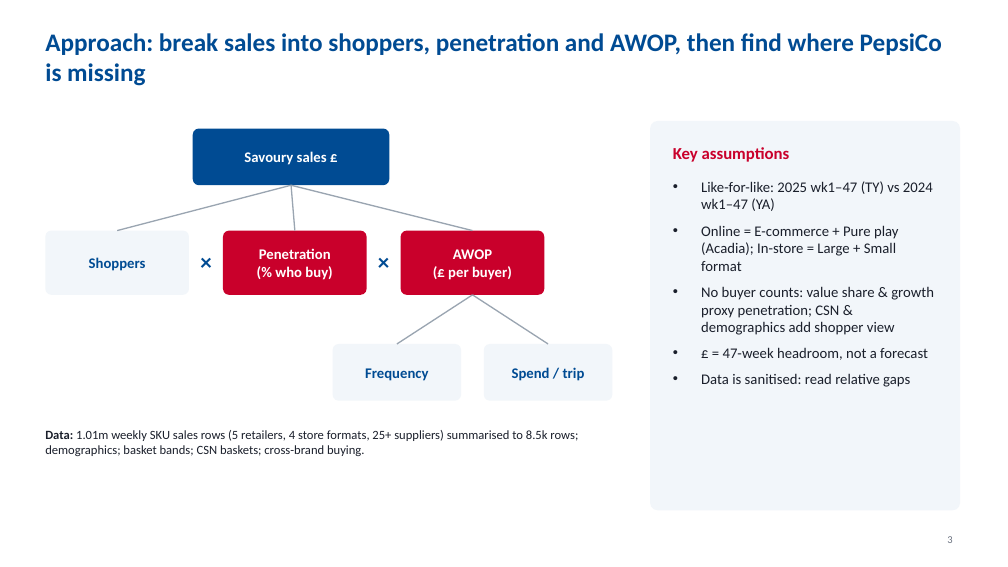
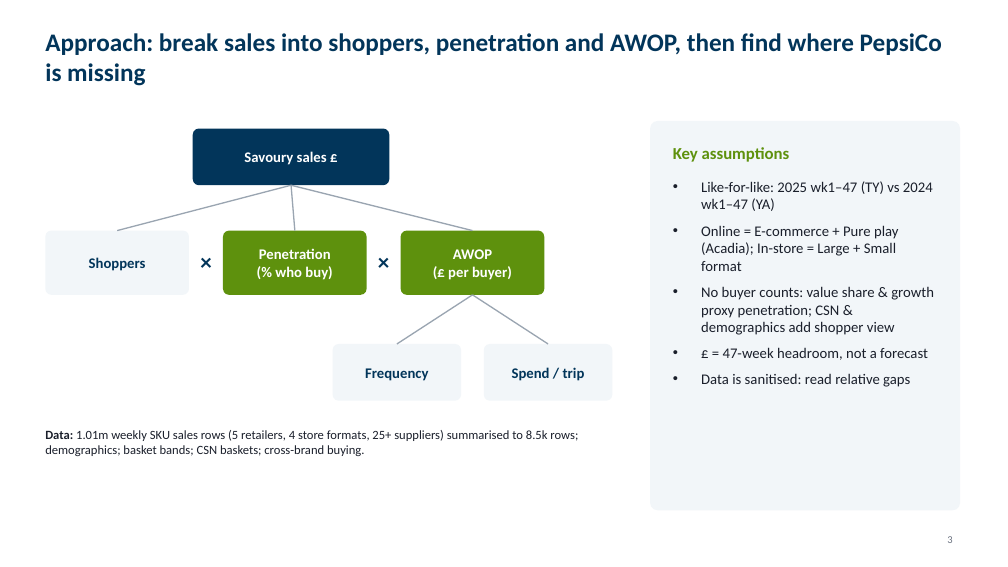
Before and after one commit to harshjunekumar/test-sample, a slide deck: slide 3 of case_study/PepsiCo_Savoury_Case_Study_Deck.pptx. Drawn at 1008x567 pixels with LibreOffice and Linux fonts; fonts in the diff are those of the drawing. Boxes give left, top, right and bottom in pixels: in the first picture for what was removed or moved away, otherwise in the second. Text is boxed around its words. In the diff, an @@ line names an element or a change of style, - is before the commit and + after.

```diff
--- a/case_study/PepsiCo_Savoury_Case_Study_Deck.pptx
+++ b/case_study/PepsiCo_Savoury_Case_Study_Deck.pptx
@@ rounded rectangle at bbox=[193, 129, 389, 185]: fill #004B93 to #02355A @@
@@ fill #F2F6FA to #F2F6F9 in 4 elements at bbox=[45, 231, 189, 295], bbox=[333, 344, 461, 401], bbox=[484, 344, 613, 401], bbox=[650, 121, 960, 510] @@
@@ text "Key assumptions" at bbox=[673, 147, 790, 162]: text colour #C9002B to #5E910D @@
@@ rounded rectangle at bbox=[223, 231, 367, 295]: fill #C9002B to #5E910D @@
@@ text colour #004B93 to #02355A in 6 elements at bbox=[45, 33, 942, 86], bbox=[89, 257, 146, 271], bbox=[365, 368, 428, 381], bbox=[512, 367, 585, 381], bbox=[189, 238, 223, 284], bbox=[367, 238, 401, 284] @@
@@ rounded rectangle at bbox=[401, 231, 544, 295]: fill #C9002B to #5E910D @@
```
Also in this commit, not shown: 10 other slides changed.
